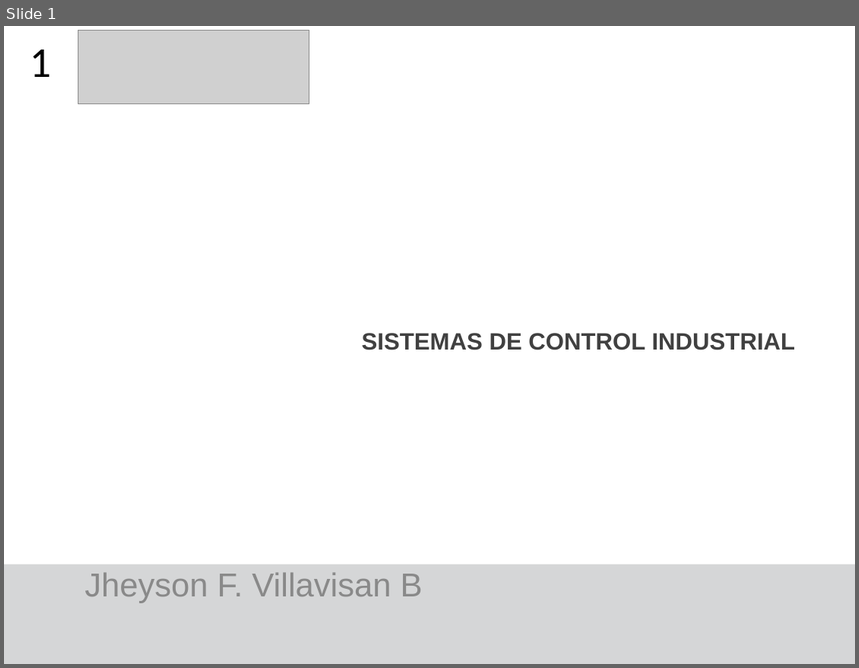
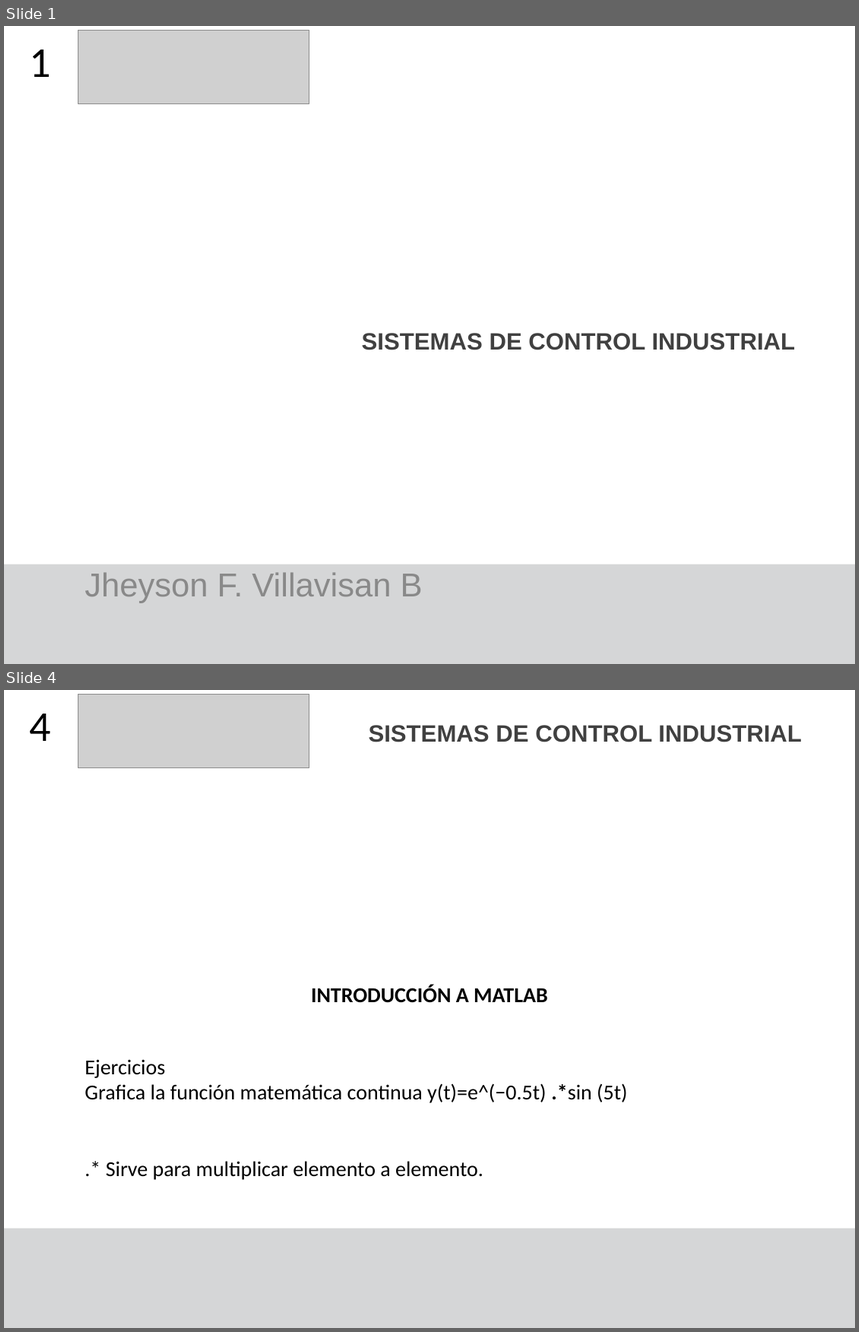
Before and after one commit to F4bian1012/Sistemas_De_Contro_Industrial, a slide deck: Lesson_2/Semana 0.pptx. Shown one above the other, each under a label of ours: slide 1 before the commit, slides 1 and 4 after it; the slides between them are not shown. The pictures are 859x668 and 859x1332 pixels, drawn with LibreOffice and Linux fonts; fonts in the diff are those of the drawing; grey boxes stand for pictures. Boxes give left, top, right and bottom in pixels: in the first picture for what was removed or moved away, otherwise in the second. Text is boxed around its words. In the diff, an @@ line names an element or a change of style, - is before the commit and + after.

Commit message:
actualización matlab

```diff
--- a/Lesson_2/Semana 0.pptx
+++ b/Lesson_2/Semana 0.pptx
@@ slide 4 added at (x1=4, y1=690, x2=855, y2=1328), background #FFFFFF; not listed: 1 template element that a slide beside it also shows @@
@@ picture added at (x1=78, y1=695, x2=310, y2=768) @@
@@ title added at (x1=30, y1=714, x2=51, y2=741), 36 pt, text #000000 @@
+4
@@ text added at (x1=369, y1=725, x2=802, y2=742), 20 pt, text #404040, bold @@
+SISTEMAS DE CONTROL INDUSTRIAL
@@ text added at (x1=311, y1=984, x2=548, y2=1003), 18 pt, text #000000, bold @@
+INTRODUCCIÓN A MATLAB
@@ text added at (x1=85, y1=1059, x2=627, y2=1180), 18 pt, text #000000 @@
+Ejercicios
+Grafica la función matemática continua y(t)=e^(−0.5t) .*sin (5t)
+.* Sirve para multiplicar elemento a elemento.
```
Also in this commit, not shown: 1 slide changed, 5 other slides added, 1 slide removed, 3 other files.
